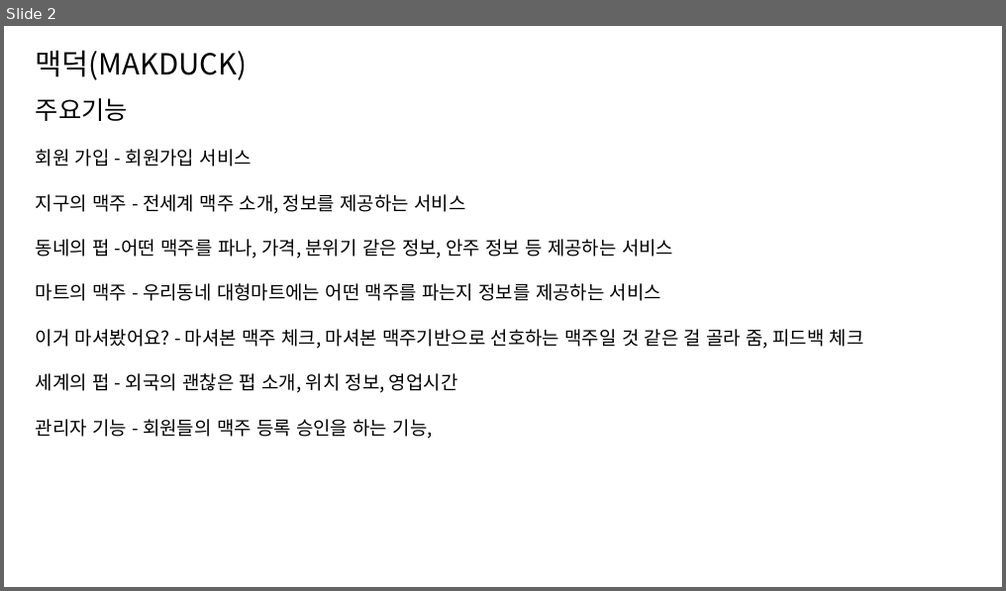
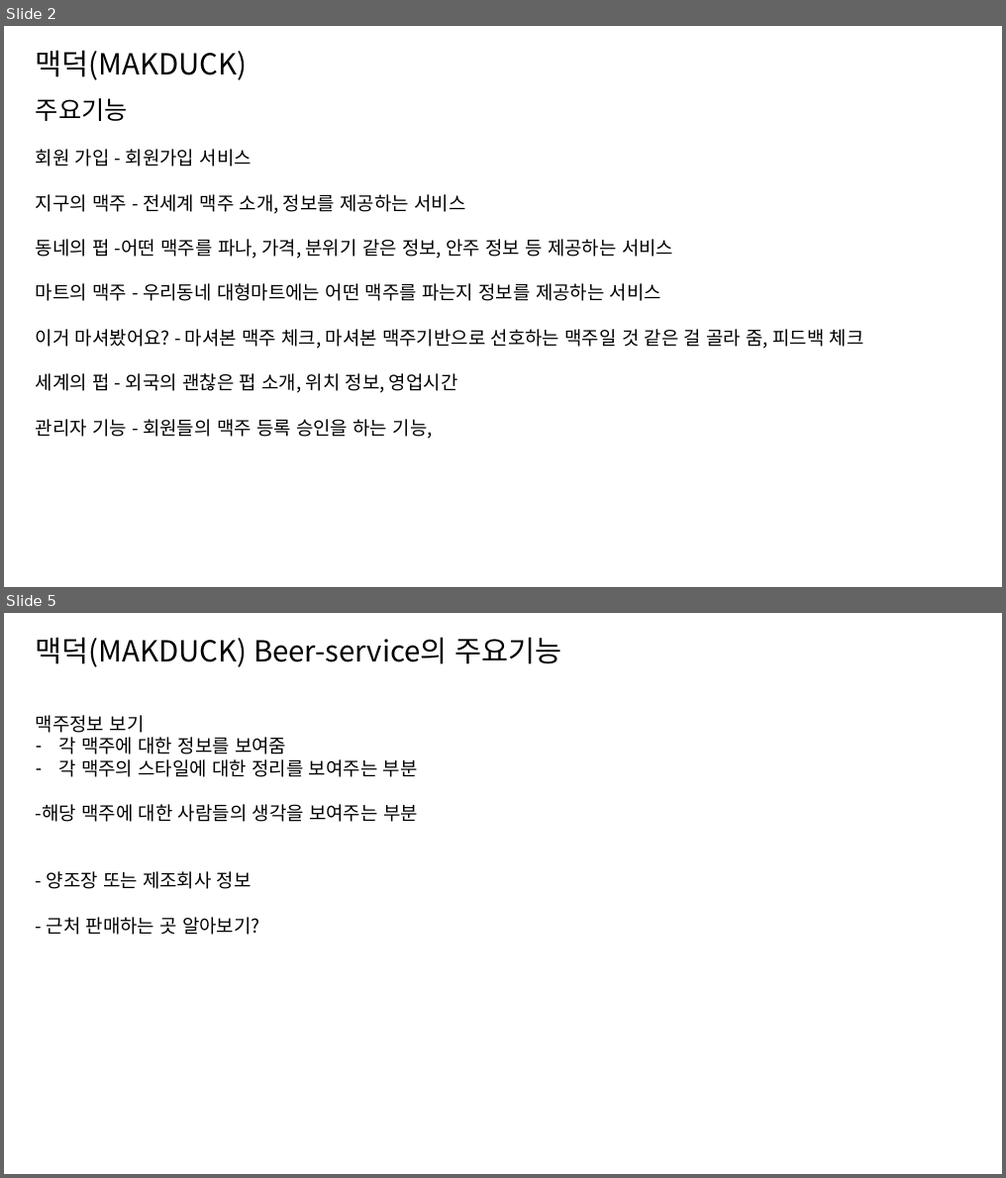
Before and after one commit to suleesulee/MAKDUCK, a slide deck: etc/MAKDUCK_suleesulee.pptx. Shown one above the other, each under a label of ours: slide 2 before the commit, slides 2 and 5 after it; the slides between them are not shown. The pictures are 1006x591 and 1006x1178 pixels, drawn with LibreOffice and Linux fonts; fonts in the diff are those of the drawing. Boxes give left, top, right and bottom in pixels: in the first picture for what was removed or moved away, otherwise in the second. Text is boxed around its words. In the diff, an @@ line names an element or a change of style, - is before the commit and + after.

```diff
--- a/etc/MAKDUCK_suleesulee.pptx
+++ b/etc/MAKDUCK_suleesulee.pptx
@@ slide 5 added at (4,613,1002,1174), background #FFFFFF @@
@@ text added at (36,637,562,667), 28 pt, text #000000 @@
+맥덕(MAKDUCK) Beer-service의 주요기능
@@ text added at (36,715,418,935), 18 pt, text #000000 @@
+맥주정보 보기
+– 각 맥주에 대한 정보를 보여줌
+– 각 맥주의 스타일에 대한 정리를 보여주는 부분
+-해당 맥주에 대한 사람들의 생각을 보여주는 부분
+- 양조장 또는 제조회사 정보
+- 근처 판매하는 곳 알아보기?
```
Also in this commit, not shown: 4 other slides added, 2 other files.
